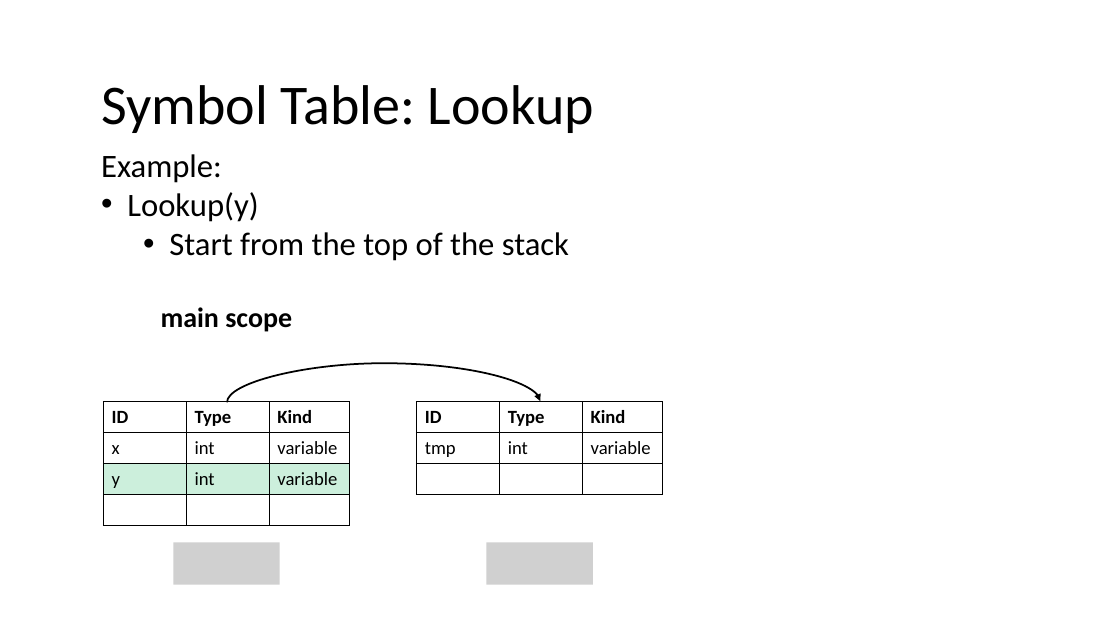
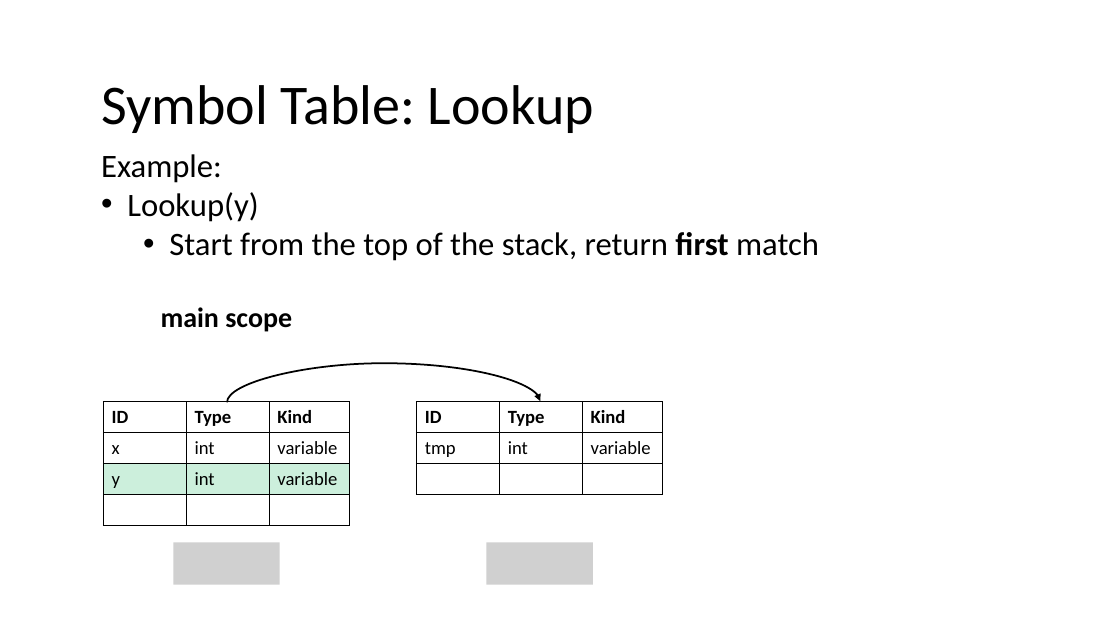
Before and after one commit to nivshani/compilation, a slide deck: slide 11 of slides/semantic.pptx. Drawn at 1120x630 pixels with LibreOffice and Linux fonts; fonts in the diff are those of the drawing; grey boxes stand for pictures. Boxes give left, top, right and bottom in pixels: in the first picture for what was removed or moved away, otherwise in the second. Text is boxed around its words. In the diff, an @@ line names an element or a change of style, - is before the commit and + after.

```diff
--- a/slides/semantic.pptx
+++ b/slides/semantic.pptx
@@ text at [169,232,819,261]: text changed @@
-  • Start from the top of the stack
+  • Start from the top of the stack, return first match
```
Also in this commit, not shown: 11 other slides changed, 13 slides added, 1 slide removed, 1 other file.
